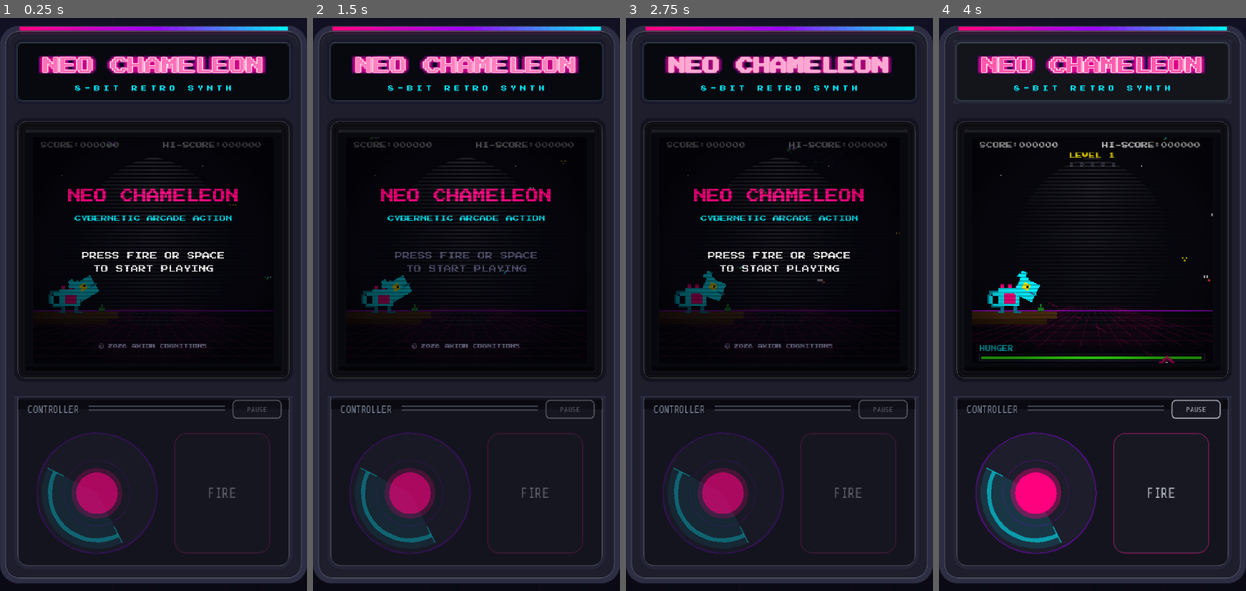
Above: before the commit, frames 1-4 (left to right).
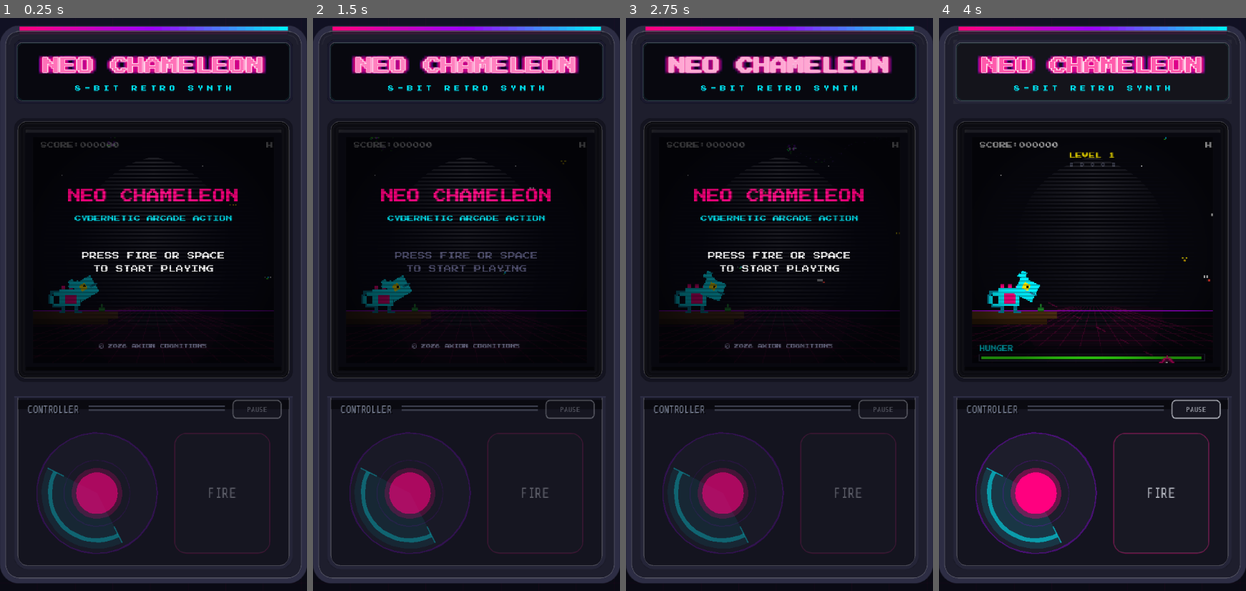
Above: after the commit, the same moments.

Repository: nyapp/chameleon
Game: Godot game, scene res://scenes/CabinetScene.tscn
Same seed, same stepped clock (60 frames per second), same inputs: the game is played once before the commit and once after it.
Inputs (mouse positions are in pixels of both pictures, inside the frame that each line leads up to):
- Up to frame 1 (0.25 s): no input
- Up to frame 2 (1.5 s): tap Enter at 0.5 s; drag from (411, 493) to (497, 178) at 0.52 s; drag from (534, 493) to (451, 419) at 1.27 s
- Up to frame 3 (2.75 s): move the mouse to (883, 407) at 2.02 s; hold Right (aim_right) from 2.03 s (still down); click (883, 407) at 2.17 s
- Up to frame 4 (4 s): release Right (aim_right) at 2.75 s; drag from (1077, 419) to (1000, 218) at 2.77 s; move the mouse to (1184, 390) at 3.52 s; hold Down (aim_down) from 3.53 s (still down); click (1184, 390) at 3.67 s; tap Space at 3.77 s

The runs differ from the first frame. In frame 1, 0.2% of the frame differs, in the area x 53-89%, y 21-23%; in frame 2, 0.2%; in frame 3, 0.2%; in frame 4, 0.2%.

Commit message:
feat: enhance HUD and overlay drawing for game over state, improve score display formatting, and adjust layout for better visual consistency

Diff:
--- a/scripts/HUDDraw.gd
+++ b/scripts/HUDDraw.gd
@@ -11,6 +11,9 @@
 
 func _draw() -> void:
 	var gs: Node = GameState  # Autoload参照
+
+	if gs.state == "GAMEOVER":
+		return
 
 	if gs.state not in ["PLAYING", "PAUSED"]:
 		_draw_score_bar(gs)
@@ -27,15 +30,17 @@
 
 func _draw_score_bar(gs: Node) -> void:
 	var font := _game_font()
-	# スコア表示（左上）
+	const FONT_SIZE: int = 7
+	const MARGIN_X: float = 8.0
+	const BASELINE_Y: float = 12.0
+
 	var score_str: String = "SCORE:%s" % str(gs.score).lpad(6, "0")
-	draw_string(font, Vector2(8, 12), score_str,
-		HORIZONTAL_ALIGNMENT_LEFT, -1, 7, Color.WHITE)
+	draw_string(font, Vector2(MARGIN_X, BASELINE_Y), score_str,
+		HORIZONTAL_ALIGNMENT_LEFT, -1, FONT_SIZE, Color.WHITE)
 
-	# ハイスコア表示（右寄り）
 	var hi_str: String = "HI-SCORE:%s" % str(gs.high_score).lpad(6, "0")
-	draw_string(font, Vector2(138, 12), hi_str,
-		HORIZONTAL_ALIGNMENT_LEFT, -1, 7, Color.WHITE)
+	draw_string(font, Vector2(CANVAS_W - MARGIN_X, BASELINE_Y), hi_str,
+		HORIZONTAL_ALIGNMENT_RIGHT, -1, FONT_SIZE, Color.WHITE)
 
 func _draw_level(gs: Node) -> void:
 	var font := _game_font()
--- a/scripts/OverlayDraw.gd
+++ b/scripts/OverlayDraw.gd
@@ -81,13 +81,18 @@
 
 	const SCORE_LABEL_SIZE: int = 7
 	const SCORE_VALUE_SIZE: int = 14
+	const NEW_HIGHSCORE_SIZE: int = 8
+	const ACTION_SIZE: int = 8
 	const SCORE_VALUE_COLOR := Color(1.0, 0.918, 0.0)
-	const SCORE_SECTION_GAP: float = 10.0
-	const SCORE_LABEL_VALUE_GAP: float = 22.0
-	const SCORE_ACTION_GAP: float = 28.0
+	const SCORE_SECTION_GAP: float = 8.0
+	const SCORE_LABEL_VALUE_GAP: float = 18.0
+	const NEW_HIGHSCORE_GAP: float = 10.0
+	const SCORE_ACTION_GAP: float = 14.0
+	const ACTION_MIN_Y: float = 228.0
 
 	var score_label_y: float = breakdown_bottom + SCORE_SECTION_GAP
 	var score_value_y: float = score_label_y + SCORE_LABEL_VALUE_GAP
+	var score_str := "%d" % gs.score
 
 	draw_string(font,
 		Vector2(0, score_label_y),
@@ -96,24 +101,26 @@
 
 	draw_string(font,
 		Vector2(0, score_value_y),
-		"%d" % gs.score, HORIZONTAL_ALIGNMENT_CENTER, CANVAS_W, SCORE_VALUE_SIZE,
+		score_str, HORIZONTAL_ALIGNMENT_CENTER, CANVAS_W, SCORE_VALUE_SIZE,
 		SCORE_VALUE_COLOR)
 
-	var next_y: float = score_value_y
+	var content_bottom: float = score_value_y + font.get_descent(SCORE_VALUE_SIZE)
 
 	if gs.score >= gs.high_score and gs.score > 0:
+		var hs_baseline: float = content_bottom + NEW_HIGHSCORE_GAP + font.get_ascent(NEW_HIGHSCORE_SIZE)
 		draw_string(font,
-			Vector2(0, next_y + 6.0),
-			"NEW HIGH SCORE!", HORIZONTAL_ALIGNMENT_CENTER, CANVAS_W, 8,
+			Vector2(0, hs_baseline),
+			"NEW HIGH SCORE!", HORIZONTAL_ALIGNMENT_CENTER, CANVAS_W, NEW_HIGHSCORE_SIZE,
 			Color(1.0, 0.918, 0.0))
-		next_y += 14.0
+		content_bottom = hs_baseline + font.get_descent(NEW_HIGHSCORE_SIZE)
 
 	var flash: bool = int(Time.get_ticks_msec() / 400) % 2 == 0
 	var fc: Color = Color(0.0, 0.941, 1.0) if flash else Color(0.306, 0.306, 0.427)
 	var action_label: String = "TAP TO TITLE" if DisplayServer.is_touchscreen_available() else "CLICK OR SPACE TO TITLE"
-	draw_string(font,
-		Vector2(0, maxf(next_y + SCORE_ACTION_GAP, 180.0)),
-		action_label, HORIZONTAL_ALIGNMENT_CENTER, CANVAS_W, 8, fc)
+	var action_baseline: float = maxf(content_bottom + SCORE_ACTION_GAP + font.get_ascent(ACTION_SIZE), ACTION_MIN_Y)
+	draw_string(font,
+		Vector2(0, action_baseline),
+		action_label, HORIZONTAL_ALIGNMENT_CENTER, CANVAS_W, ACTION_SIZE, fc)
 
 const _LOW_HUNGER_COLOR := Color(1.0, 0.231, 0.188)  # #ff3b30
 const _LOW_HUNGER_OPACITY := 0.55  # JS版より控えめ（リング近似の重なり補正）
